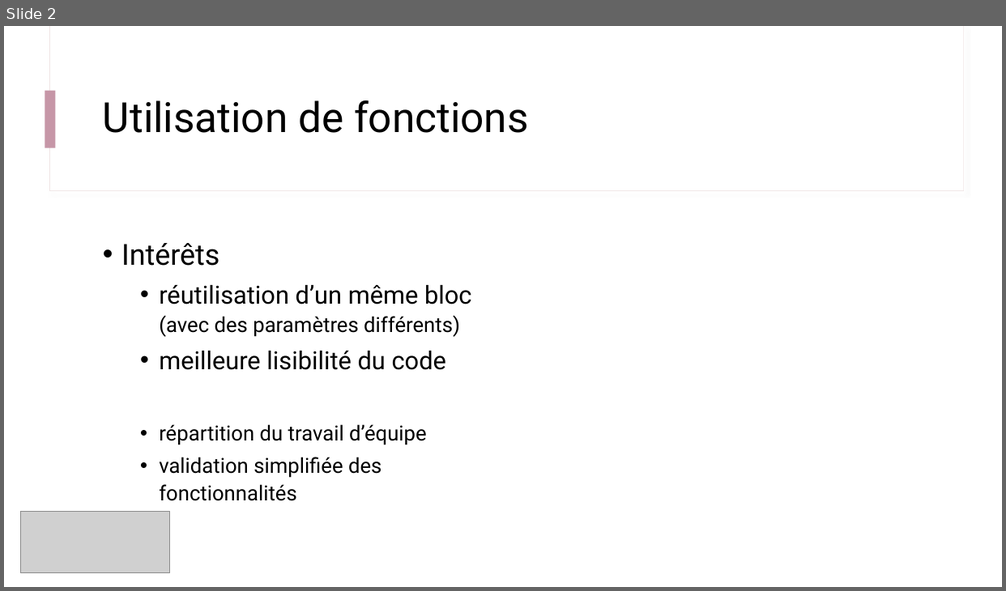
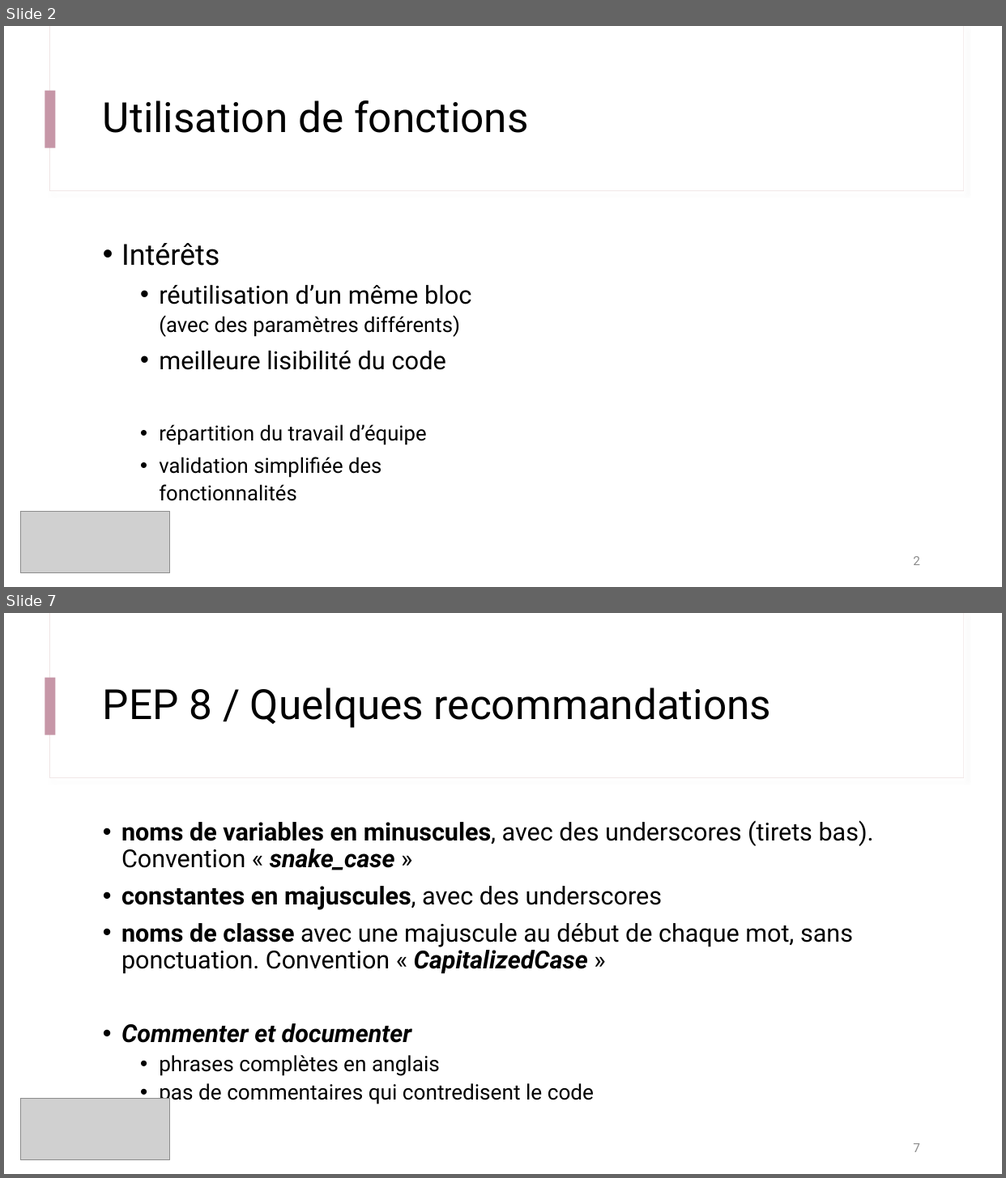
Before and after one commit to IOGS-Digital-Methods/semester-5, a slide deck: s5_outils_numeriques/b1_outils_numeriques/seance1_demistifier_python/B1_2_Fonctions_Modules.pptx. Shown one above the other, each under a label of ours: slide 2 before the commit, slides 2 and 7 after it; the slides between them are not shown. The pictures are 1006x591 and 1006x1178 pixels, drawn with LibreOffice and Linux fonts; fonts in the diff are those of the drawing; grey boxes stand for pictures. Boxes give left, top, right and bottom in pixels: in the first picture for what was removed or moved away, otherwise in the second. Text is boxed around its words. In the diff, an @@ line names an element or a change of style, - is before the commit and + after.

```diff
--- a/s5_outils_numeriques/b1_outils_numeriques/seance1_demistifier_python/B1_2_Fonctions_Modules.pptx
+++ b/s5_outils_numeriques/b1_outils_numeriques/seance1_demistifier_python/B1_2_Fonctions_Modules.pptx
@@ slide 7 added at <box>4,613,1002,1174</box>, background #FFFFFF; not listed: 3 template elements that a slide beside it also shows @@
@@ title added at <box>103,688,771,728</box>, 40 pt, text #000000 @@
+PEP 8 / Quelques recommandations
@@ text added at <box>121,820,874,1105</box>, 23.8 pt, text #000000 @@
+• noms de variables en minuscules, avec des underscores (tirets bas). Convention « snake_case »
+• constantes en majuscules, avec des underscores
+• noms de classe avec une majuscule au début de chaque mot, sans ponctuation. Convention « CapitalizedCase »
+• Commenter et documenter
+  • phrases complètes en anglais
+  • pas de commentaires qui contredisent le code
@@ picture added at <box>20,1099,170,1161</box> @@
@@ page number added at <box>913,1144,920,1152</box>, 12 pt, text #8C8C8C @@
+7
@@ slide 2 changed as well @@
@@ page number added at <box>913,557,920,565</box>, 12 pt, text #8C8C8C @@
+2
```
Also in this commit, not shown: 2 other slides changed, 7 other slides added, 45 other files.
